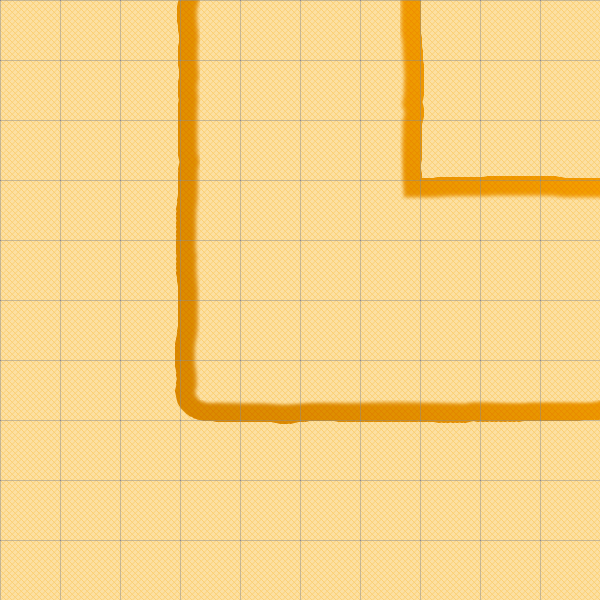
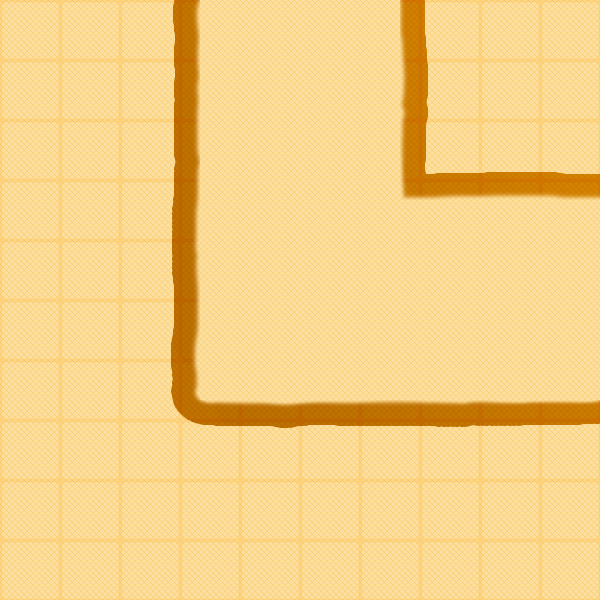
Layered file, before and after one edit (600 × 600). Changes by layer:
hid "Layer 2" over left=0, top=0, right=600, bottom=600
added layer "Layer 4 copy" above "Layer 1" over left=0, top=0, right=600, bottom=600
